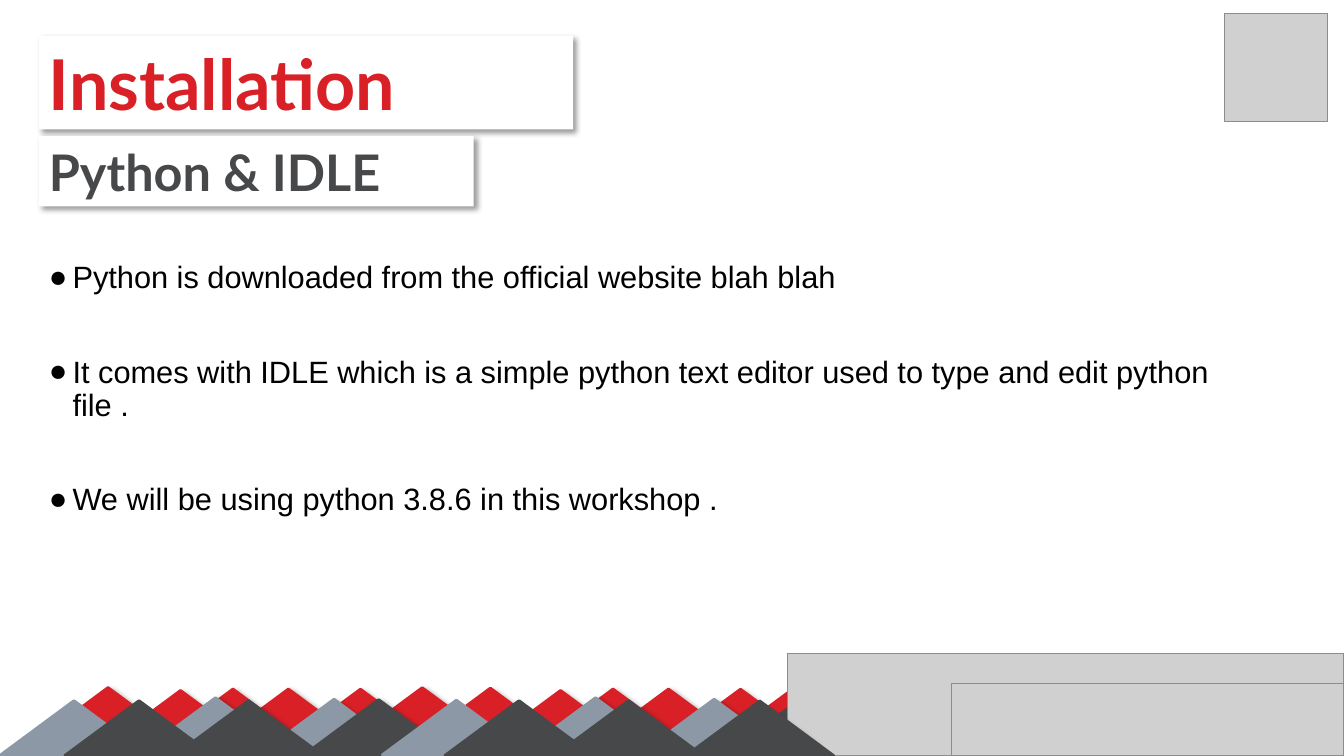
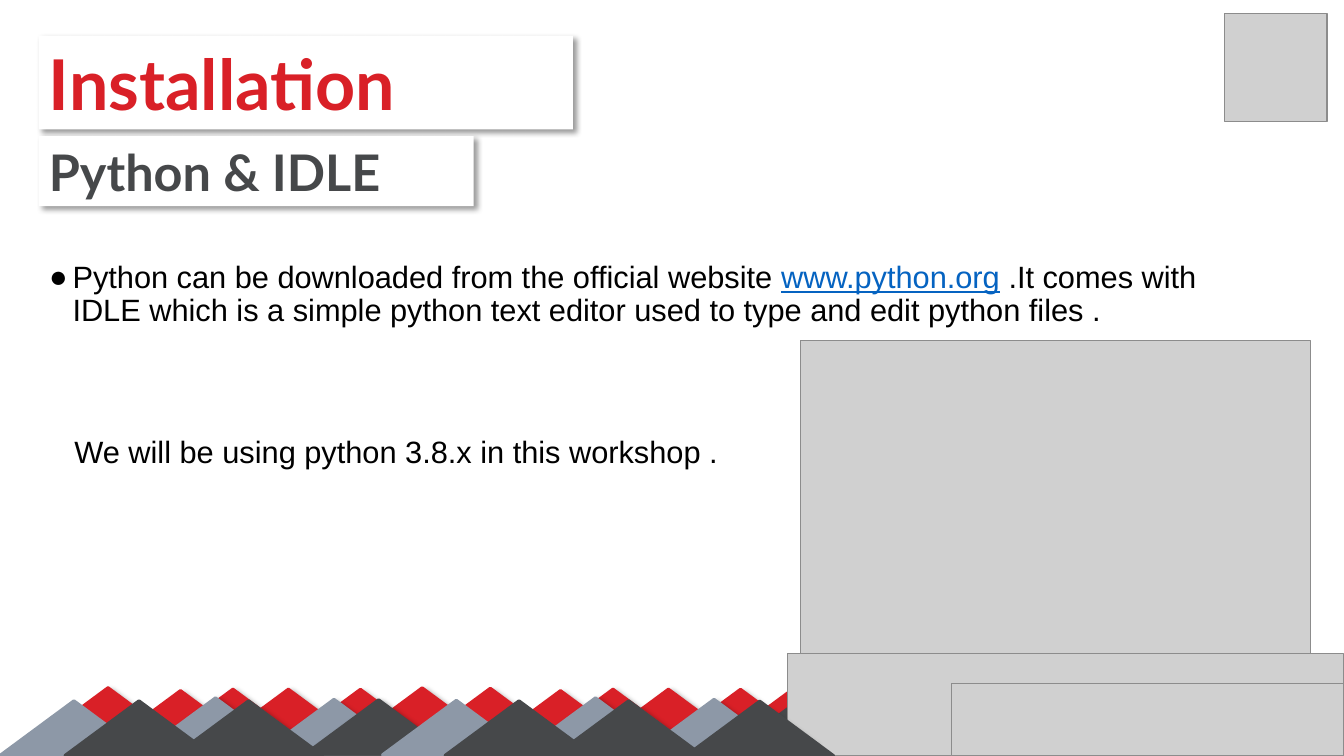
Before and after one commit to SalmaGira/machine-learning-workshop-Kvector, a slide deck: slide 6 of Sessions/Session 1/python-omar/python.pptx (slide 7 before the commit). Drawn at 1344x756 pixels with LibreOffice and Linux fonts; fonts in the diff are those of the drawing; grey boxes stand for pictures. Boxes give left, top, right and bottom in pixels: in the first picture for what was removed or moved away, otherwise in the second. Text is boxed around its words. In the diff, an @@ line names an element or a change of style, - is before the commit and + after.

```diff
--- a/Sessions/Session 1/python-omar/python.pptx
+++ b/Sessions/Session 1/python-omar/python.pptx
@@ text at (73, 265, 1197, 469): text changed @@
-● Python is downloaded from the official website blah blah
-● It comes with IDLE which is a simple python text editor used to type and edit python file .
-● We will be using python 3.8.6 in this workshop .
+● Python can be downloaded from the official website www.python.org .It comes with IDLE which is a simple python text editor used to type and edit python files .
+We will be using python 3.8.x in this workshop .
@@ picture added at (801, 341, 1311, 665) @@
```
Also in this commit, not shown: 4 other slides changed, 6 slides added, 2 slides removed, 1 other file.
